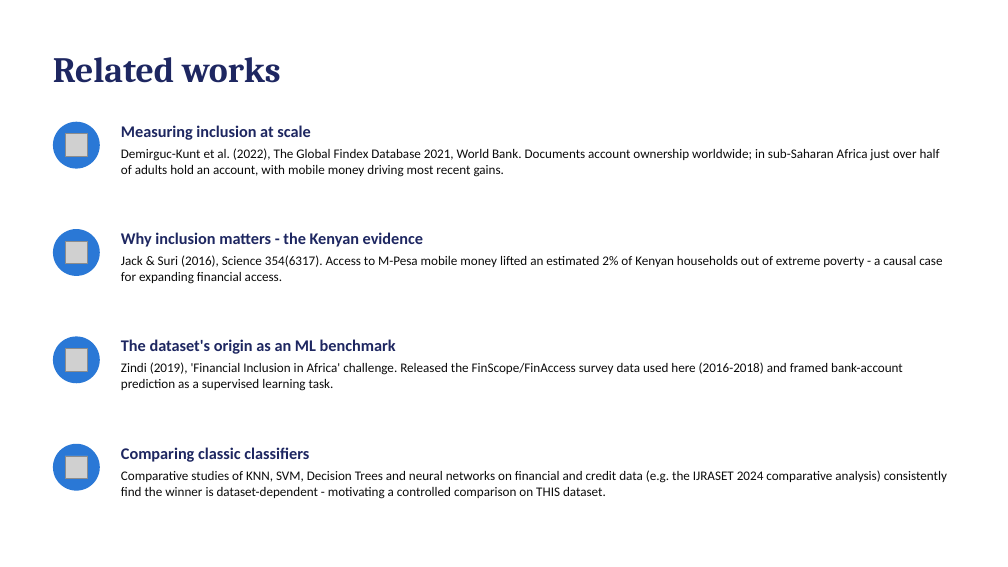
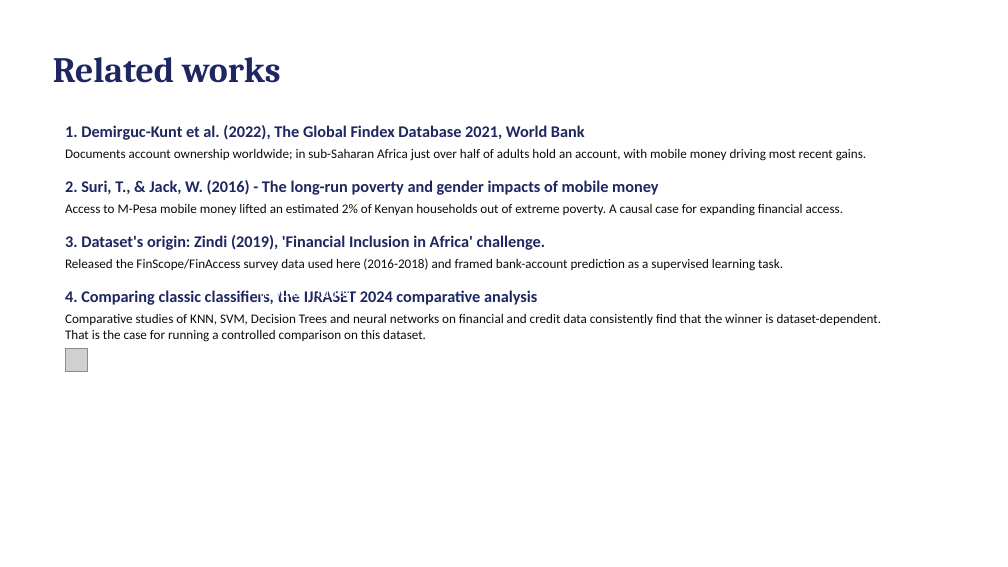
Before and after one commit to davidgathage/ML-application-KNN-SVM-Decision-Trees, a slide deck: slide 3 of Report/Mini project report.pptx. Drawn at 1008x567 pixels with LibreOffice and Linux fonts; fonts in the diff are those of the drawing; grey boxes stand for pictures. Boxes give left, top, right and bottom in pixels: in the first picture for what was removed or moved away, otherwise in the second. Text is boxed around its words. In the diff, an @@ line names an element or a change of style, - is before the commit and + after.

Commit message:
Updated the README + Documentation
Updated the README to explain how to read the main comparison chart. Added references to documentation

```diff
--- a/Report/Mini project report.pptx
+++ b/Report/Mini project report.pptx
@@ ellipse removed at bbox=[53, 122, 100, 169] @@
@@ text at bbox=[65, 149, 867, 161]: text changed @@
-Demirguc-Kunt et al. (2022), The Global Findex Database 2021, World Bank. Documents account ownership worldwide; in sub-Saharan Africa just over half of adults hold an account, with mobile money driving most recent gains.
+Documents account ownership worldwide; in sub-Saharan Africa just over half of adults hold an account, with mobile money driving most recent gains.
@@ text at bbox=[65, 125, 585, 140]: text changed @@
-Measuring inclusion at scale
+1. Demirguc-Kunt et al. (2022), The Global Findex Database 2021, World Bank
@@ picture removed at bbox=[65, 134, 88, 157] @@
@@ text at bbox=[65, 204, 843, 216]: text changed @@
-Jack & Suri (2016), Science 354(6317). Access to M-Pesa mobile money lifted an estimated 2% of Kenyan households out of extreme poverty - a causal case for expanding financial access.
+Access to M-Pesa mobile money lifted an estimated 2% of Kenyan households out of extreme poverty. A causal case for expanding financial access.
@@ text at bbox=[65, 180, 658, 195]: text changed @@
-Why inclusion matters - the Kenyan evidence
+2. Suri, T., & Jack, W. (2016) - The long-run poverty and gender impacts of mobile money
@@ ellipse removed at bbox=[53, 229, 100, 276] @@
@@ text at bbox=[65, 235, 546, 250]: text changed @@
-The dataset's origin as an ML benchmark
+3. Dataset's origin: Zindi (2019), 'Financial Inclusion in Africa' challenge.
@@ text at bbox=[65, 258, 783, 271]: text changed @@
-Zindi (2019), 'Financial Inclusion in Africa' challenge. Released the FinScope/FinAccess survey data used here (2016-2018) and framed bank-account prediction as a supervised learning task.
+Released the FinScope/FinAccess survey data used here (2016-2018) and framed bank-account prediction as a supervised learning task.
@@ picture removed at bbox=[65, 241, 88, 264] @@
@@ text added at bbox=[259, 266, 715, 302], 14 pt, text #FFFFFF @@
+Suri, T., & Jack, W. (2016). The long-run poverty and gender impacts of mobile money
@@ text at bbox=[65, 290, 356, 325]: text changed @@
-Comparing classic classifiers
+4. Comparing classic classifiers, the IJRASET 2024 comparative analysis
@@ text at bbox=[65, 314, 882, 342]: text changed @@
-Comparative studies of KNN, SVM, Decision Trees and neural networks on financial and credit data (e.g. the IJRASET 2024 comparative analysis) consistently find the winner is dataset-dependent - motivating a controlled comparison on THIS dataset.
+Comparative studies of KNN, SVM, Decision Trees and neural networks on financial and credit data consistently find that the winner is dataset-dependent. That is the case for running a controlled comparison on this dataset.
@@ ellipse removed at bbox=[53, 337, 100, 383] @@
@@ ellipse removed at bbox=[53, 444, 100, 491] @@
@@ picture removed at bbox=[65, 456, 88, 479] @@
```
Also in this commit, not shown: 8 other slides changed, 1 slide added, 1 other file.
